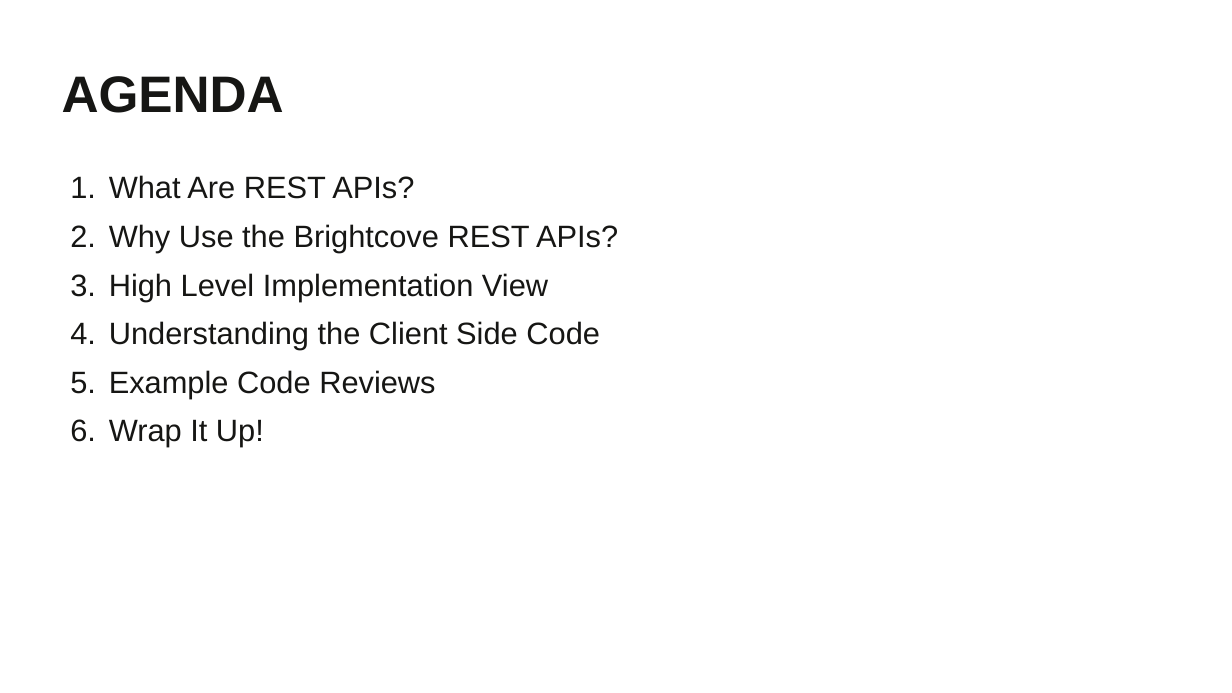
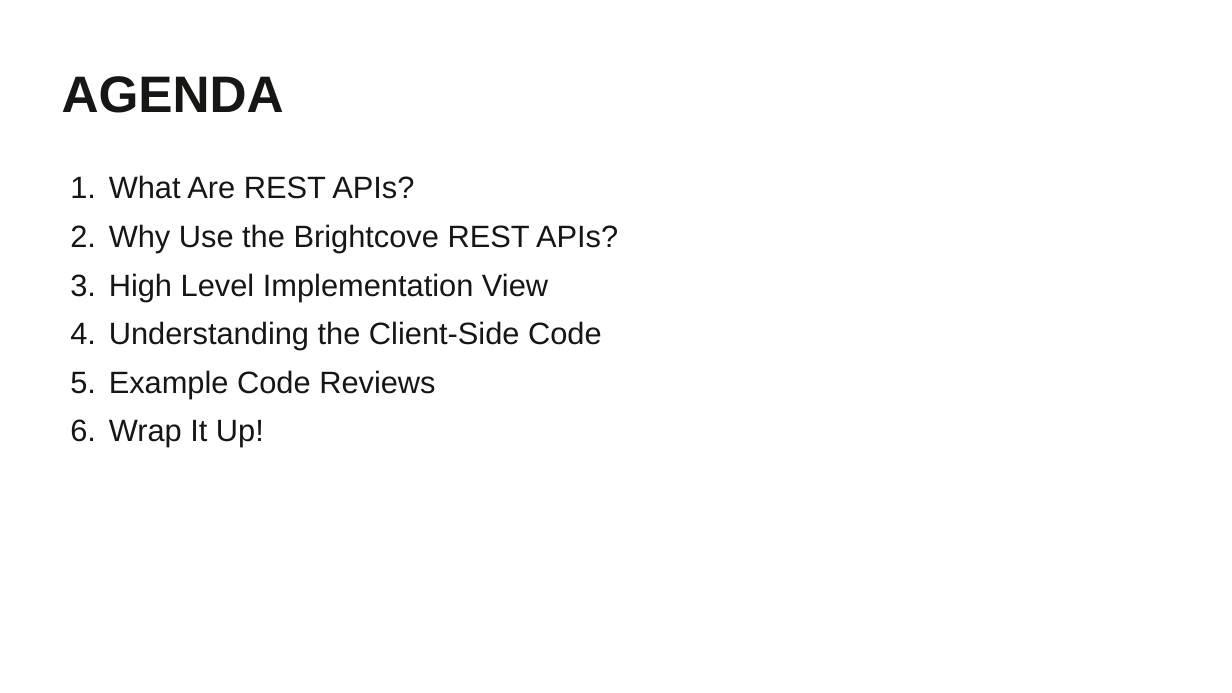
Before and after one commit to BrightcoveLearning/BCL-LearningSamples, a slide deck: slide 2 of PLAYTV2020/matt-boles-video.pptx. Drawn at 1232x693 pixels with LibreOffice and Linux fonts; fonts in the diff are those of the drawing; background and template pictures are left out. Boxes give left, top, right and bottom in pixels: in the first picture for what was removed or moved away, otherwise in the second. Text is boxed around its words. In the diff, an @@ line names an element or a change of style, - is before the commit and + after.

```diff
--- a/PLAYTV2020/matt-boles-video.pptx
+++ b/PLAYTV2020/matt-boles-video.pptx
@@ text at [109,321,602,350]: text changed @@
-4. Understanding the Client Side Code
+4. Understanding the Client-Side Code
```
Also in this commit, not shown: 5 other slides changed.
